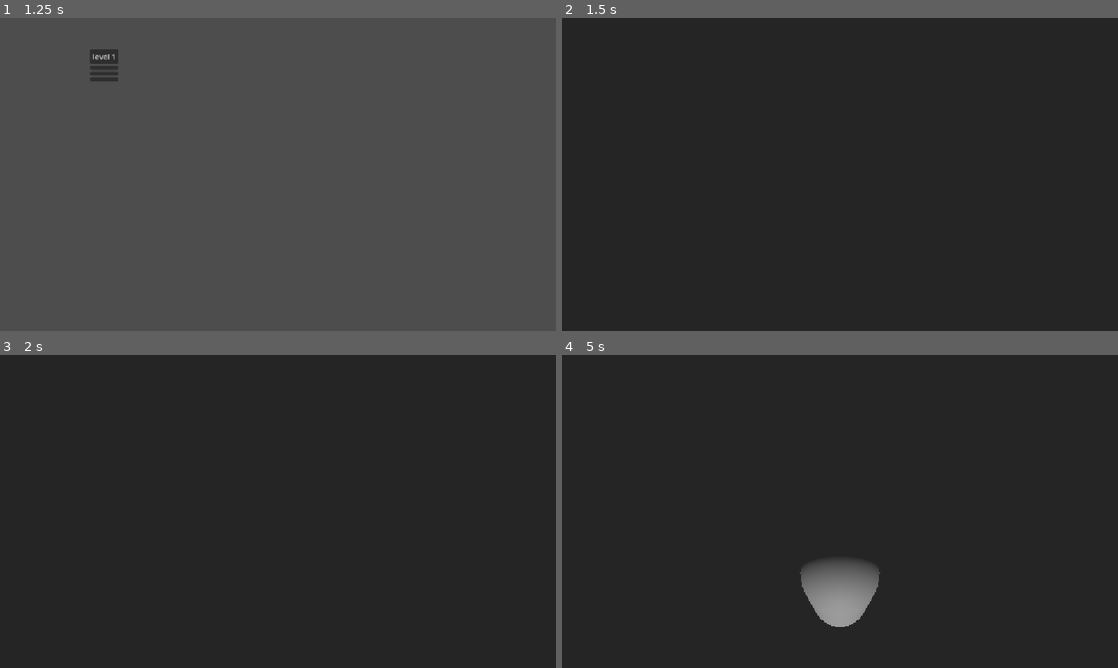
Above: before the commit, frames 1-4 (two rows, left to right).
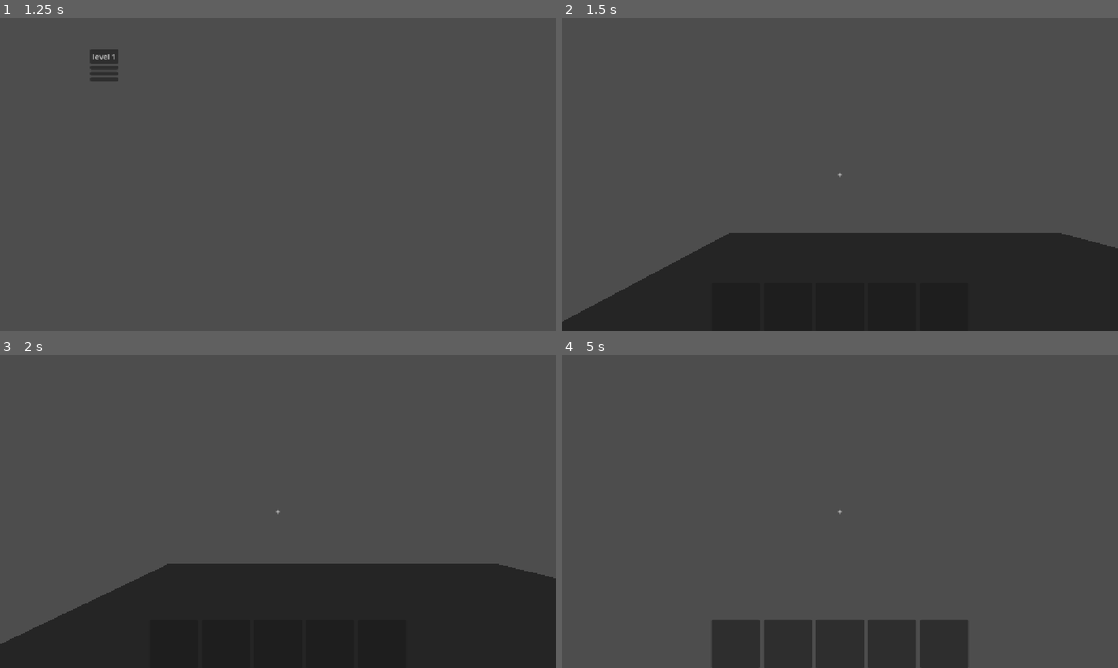
Above: after the commit, the same moments.

Repository: RohanSeshasaiVasa/Treasure_Hunt
Game: Godot game, scene res://scenes/main_menu.tscn
Same seed, same stepped clock (60 frames per second), same inputs: the game is played once before the commit and once after it.
Inputs (mouse positions are in pixels of both pictures, inside the frame that each line leads up to):
- Up to frame 1 (1.25 s): click "Play" at 0.5 s
- Up to frame 2 (1.5 s): click "level 1" at 1.25 s
- Up to frame 3 (2 s): no input
- Up to frame 4 (5 s): tap Enter (ui_accept) at 2, 2.27, 2.3, 2.57, 2.85, 3.02, 3.32, 3.5, 3.8, 4.52, 4.82 s; move the mouse to (962, 495) at 2.02 s; press the mouse at (962, 495) at 2.03 s; hold D (move_right, bound only after the commit) 2.03-2.78 s; move the mouse to (728, 527) at 2.77 s; release the mouse at (728, 527) at 2.78 s; hold S (move_back, bound only after the commit) 2.78-3.53 s; click (728, 527) at 3.05 s; move the mouse to (895, 442) at 3.52 s; press the mouse at (895, 442) at 3.53 s; hold D (move_right, bound only after the commit) 3.53-4.28 s; move the mouse to (812, 574) at 4.27 s; release the mouse at (812, 574) at 4.28 s; hold W (move_forward, bound only after the commit) from 4.28 s (still down); tap Alt at 4.35 s; click (812, 574) at 4.55 s

Frame 1 is identical in both runs. In frame 2, 73% of the frame differs, in the area x 0-100%, y 0-98%; in frame 3, 71%; in frame 4, 93%, in the area x 0-100%, y 0-100%.

Commit message:
Added input map for player movement
So in this commit, I added the WASD keys for player movement. Also when the player sees down and clicks he digs the ground and searches for antiques nearby.

Diff:
--- /dev/null
+++ b/data/antiques/brass_diya.tres
@@ -0,0 +1,10 @@
+[gd_resource type="Resource" script_class="AntiqueData" format=3 uid="uid://dmc6t56c3hg76"]
+
+[ext_resource type="Script" uid="uid://d3ojfwxtr5d6r" path="res://scripts/antique_data.gd" id="1_5rm8e"]
+
+[resource]
+script = ExtResource("1_5rm8e")
+display_name = "Brass Diya"
+min_value = 6000
+max_value = 10000
+metadata/_custom_type_script = "uid://d3ojfwxtr5d6r"
--- /dev/null
+++ b/data/antiques/bronze_idol.tres
@@ -0,0 +1,11 @@
+[gd_resource type="Resource" script_class="AntiqueData" format=3 uid="uid://bm4fthhn3pdgu"]
+
+[ext_resource type="Script" uid="uid://d3ojfwxtr5d6r" path="res://scripts/antique_data.gd" id="1_ub4ex"]
+
+[resource]
+script = ExtResource("1_ub4ex")
+display_name = "Bronze Idol"
+min_value = 15000
+max_value = 25000
+rarity_weight = 5
+metadata/_custom_type_script = "uid://d3ojfwxtr5d6r"
--- /dev/null
+++ b/data/antiques/copper_coin.tres
@@ -0,0 +1,11 @@
+[gd_resource type="Resource" script_class="AntiqueData" format=3 uid="uid://d2fri832ehgnr"]
+
+[ext_resource type="Script" uid="uid://d3ojfwxtr5d6r" path="res://scripts/antique_data.gd" id="1_gcujv"]
+
+[resource]
+script = ExtResource("1_gcujv")
+display_name = "Copper coin"
+min_value = 2000
+max_value = 4000
+rarity_weight = 30
+metadata/_custom_type_script = "uid://d3ojfwxtr5d6r"
--- /dev/null
+++ b/data/antiques/gold_coin.tres
@@ -0,0 +1,11 @@
+[gd_resource type="Resource" script_class="AntiqueData" format=3 uid="uid://dtpuckii8uwye"]
+
+[ext_resource type="Script" uid="uid://d3ojfwxtr5d6r" path="res://scripts/antique_data.gd" id="1_ijdkq"]
+
+[resource]
+script = ExtResource("1_ijdkq")
+display_name = "Gold Coin"
+min_value = 30000
+max_value = 45000
+rarity_weight = 2
+metadata/_custom_type_script = "uid://d3ojfwxtr5d6r"
--- /dev/null
+++ b/data/antiques/silver_rupee.tres
@@ -0,0 +1,11 @@
+[gd_resource type="Resource" script_class="AntiqueData" format=3 uid="uid://6ucmakixbk81"]
+
+[ext_resource type="Script" uid="uid://d3ojfwxtr5d6r" path="res://scripts/antique_data.gd" id="1_pw3de"]
+
+[resource]
+script = ExtResource("1_pw3de")
+display_name = "Mughal Silver Rupee"
+min_value = 4000
+max_value = 7000
+rarity_weight = 18
+metadata/_custom_type_script = "uid://d3ojfwxtr5d6r"
--- /dev/null
+++ b/data/antiques/terracotta_shard.tres
@@ -0,0 +1,9 @@
+[gd_resource type="Resource" script_class="AntiqueData" format=3 uid="uid://dqoo23vrj8r3p"]
+
+[ext_resource type="Script" uid="uid://d3ojfwxtr5d6r" path="res://scripts/antique_data.gd" id="1_y47am"]
+
+[resource]
+script = ExtResource("1_y47am")
+display_name = "Terracotta Shard"
+rarity_weight = 35
+metadata/_custom_type_script = "uid://d3ojfwxtr5d6r"
--- a/project.godot
+++ b/project.godot
@@ -24,6 +24,34 @@
 
 enabled=PackedStringArray("res://addons/godot_super-wakatime/plugin.cfg")
 
+[input]
+
+move_forward={
+"deadzone": 0.2,
+"events": [Object(InputEventKey,"resource_local_to_scene":false,"resource_name":"","device":-1,"window_id":0,"alt_pressed":false,"shift_pressed":false,"ctrl_pressed":false,"meta_pressed":false,"pressed":false,"keycode":0,"physical_keycode":87,"key_label":0,"unicode":119,"location":0,"echo":false,"script":null)
+]
+}
+move_back={
+"deadzone": 0.2,
+"events": [Object(InputEventKey,"resource_local_to_scene":false,"resource_name":"","device":-1,"window_id":0,"alt_pressed":false,"shift_pressed":false,"ctrl_pressed":false,"meta_pressed":false,"pressed":false,"keycode":0,"physical_keycode":83,"key_label":0,"unicode":115,"location":0,"echo":false,"script":null)
+]
+}
+move_left={
+"deadzone": 0.2,
+"events": [Object(InputEventKey,"resource_local_to_scene":false,"resource_name":"","device":-1,"window_id":0,"alt_pressed":false,"shift_pressed":false,"ctrl_pressed":false,"meta_pressed":false,"pressed":false,"keycode":0,"physical_keycode":65,"key_label":0,"unicode":97,"location":0,"echo":false,"script":null)
+]
+}
+move_right={
+"deadzone": 0.2,
+"events": [Object(InputEventKey,"resource_local_to_scene":false,"resource_name":"","device":-1,"window_id":0,"alt_pressed":false,"shift_pressed":false,"ctrl_pressed":false,"meta_pressed":false,"pressed":false,"keycode":0,"physical_keycode":68,"key_label":0,"unicode":100,"location":0,"echo":false,"script":null)
+]
+}
+dig={
+"deadzone": 0.2,
+"events": [Object(InputEventMouseButton,"resource_local_to_scene":false,"resource_name":"","device":-1,"window_id":0,"alt_pressed":false,"shift_pressed":false,"ctrl_pressed":false,"meta_pressed":false,"button_mask":1,"position":Vector2(391, 15),"global_position":Vector2(400, 63),"factor":1.0,"button_index":1,"canceled":false,"pressed":true,"double_click":false,"script":null)
+]
+}
+
 [physics]
 
 3d/physics_engine="Jolt Physics"
--- a/scenes/Player.tscn
+++ b/scenes/Player.tscn
@@ -1,6 +1,8 @@
 [gd_scene format=3 uid="uid://djx05wskpxmwp"]
 
 [ext_resource type="Script" uid="uid://oik1tkh2pkrd" path="res://scripts/player.gd" id="1_p0vlq"]
+[ext_resource type="Script" uid="uid://cqx8v4rl1qfau" path="res://scripts/inventory_bar.gd" id="2_v6fml"]
+[ext_resource type="Script" uid="uid://dopjio8kg8t55" path="res://scripts/inventory.gd" id="3_3li8b"]
 
 [sub_resource type="CapsuleShape3D" id="CapsuleShape3D_bde3n"]
 radius = 0.4
@@ -20,3 +22,99 @@
 [node name="MeshInstance3D" type="MeshInstance3D" parent="." unique_id=895606854]
 transform = Transform3D(1, 0, 0, 0, 1, 0, 0, 0, 1, 0, 0.9, 0)
 mesh = SubResource("CapsuleMesh_bde3n")
+
+[node name="Head" type="Node3D" parent="." unique_id=1660046606]
+transform = Transform3D(1, 0, 0, 0, 1, 0, 0, 0, 1, 0, 1.6, 0)
+
+[node name="Camera3D" type="Camera3D" parent="Head" unique_id=766919881]
+
+[node name="RayCast3D" type="RayCast3D" parent="Head/Camera3D" unique_id=764669807]
+target_position = Vector3(0, 0, -3)
+
+[node name="HUD" type="CanvasLayer" parent="." unique_id=1003806638]
+
+[node name="CenterContainer" type="CenterContainer" parent="HUD" unique_id=1575210014]
+anchors_preset = 15
+anchor_right = 1.0
+anchor_bottom = 1.0
+grow_horizontal = 2
+grow_vertical = 2
+mouse_filter = 2
+
+[node name="Crosshair" type="Label" parent="HUD/CenterContainer" unique_id=519309603]
+layout_mode = 2
+text = "+"
+
+[node name="InventoryBar" type="HBoxContainer" parent="HUD" unique_id=1887948045]
+anchors_preset = 7
+anchor_left = 0.5
+anchor_top = 1.0
+anchor_right = 0.5
+anchor_bottom = 1.0
+offset_left = -266.0
+offset_top = -100.0
+offset_right = 266.0
+grow_horizontal = 2
+grow_vertical = 0
+mouse_filter = 2
+theme_override_constants/separation = 8
+script = ExtResource("2_v6fml")
+
+[node name="Slot1" type="PanelContainer" parent="HUD/InventoryBar" unique_id=1377859965]
+custom_minimum_size = Vector2(100, 100)
+layout_mode = 2
+mouse_filter = 2
+
+[node name="NameLabel" type="Label" parent="HUD/InventoryBar/Slot1" unique_id=710907969]
+layout_mode = 2
+horizontal_alignment = 1
+vertical_alignment = 1
+autowrap_mode = 2
+
+[node name="Slot2" type="PanelContainer" parent="HUD/InventoryBar" unique_id=56594070]
+custom_minimum_size = Vector2(100, 100)
+layout_mode = 2
+mouse_filter = 2
+
+[node name="NameLabel" type="Label" parent="HUD/InventoryBar/Slot2" unique_id=494271852]
+layout_mode = 2
+horizontal_alignment = 1
+vertical_alignment = 1
+autowrap_mode = 2
+
+[node name="Slot3" type="PanelContainer" parent="HUD/InventoryBar" unique_id=1917421474]
+custom_minimum_size = Vector2(100, 100)
+layout_mode = 2
+mouse_filter = 2
+
+[node name="NameLabel" type="Label" parent="HUD/InventoryBar/Slot3" unique_id=875328644]
+layout_mode = 2
+horizontal_alignment = 1
+vertical_alignment = 1
+autowrap_mode = 2
+
+[node name="Slot4" type="PanelContainer" parent="HUD/InventoryBar" unique_id=384106313]
+custom_minimum_size = Vector2(100, 100)
+layout_mode = 2
+mouse_filter = 2
+
+[node name="NameLabel" type="Label" parent="HUD/InventoryBar/Slot4" unique_id=971887602]
+layout_mode = 2
+horizontal_alignment = 1
+vertical_alignment = 1
+autowrap_mode = 2
+
+[node name="Slot5" type="PanelContainer" parent="HUD/InventoryBar" unique_id=1057209786]
+custom_minimum_size = Vector2(100, 100)
+layout_mode = 2
+mouse_filter = 2
+
+[node name="NameLabel" type="Label" parent="HUD/InventoryBar/Slot5" unique_id=1840879665]
+layout_mode = 2
+horizontal_alignment = 1
+vertical_alignment = 1
+autowrap_mode = 2
+
+[node name="Inventory" type="Node" parent="." unique_id=1167080427]
+unique_name_in_owner = true
+script = ExtResource("3_3li8b")
--- /dev/null
+++ b/scenes/hole.tscn
@@ -0,0 +1,11 @@
+[gd_scene format=3 uid="uid://ow4155ve0ypr"]
+
+[sub_resource type="StandardMaterial3D" id="StandardMaterial3D_giyli"]
+albedo_color = Color(0.39607844, 0.2627451, 0.12941177, 1)
+
+[sub_resource type="CylinderMesh" id="CylinderMesh_bde3n"]
+material = SubResource("StandardMaterial3D_giyli")
+height = 0.02
+
+[node name="Hole" type="MeshInstance3D" unique_id=1072943140]
+mesh = SubResource("CylinderMesh_bde3n")
--- a/scenes/levels/level_1.tscn
+++ b/scenes/levels/level_1.tscn
@@ -1,23 +1,32 @@
 [gd_scene format=3 uid="uid://6tt4bch6u2xd"]
 
+[ext_resource type="Script" uid="uid://cnob8kdr6fxss" path="res://scripts/level_1.gd" id="1_6iamk"]
 [ext_resource type="PackedScene" uid="uid://djx05wskpxmwp" path="res://scenes/Player.tscn" id="1_ksju7"]
+[ext_resource type="Script" uid="uid://d3ojfwxtr5d6r" path="res://scripts/antique_data.gd" id="2_dga24"]
+[ext_resource type="Resource" uid="uid://dmc6t56c3hg76" path="res://data/antiques/brass_diya.tres" id="3_qxy0u"]
+[ext_resource type="Resource" uid="uid://bm4fthhn3pdgu" path="res://data/antiques/bronze_idol.tres" id="4_excbq"]
+[ext_resource type="Resource" uid="uid://d2fri832ehgnr" path="res://data/antiques/copper_coin.tres" id="5_iav0o"]
+[ext_resource type="Resource" uid="uid://dtpuckii8uwye" path="res://data/antiques/gold_coin.tres" id="6_dnkej"]
+[ext_resource type="Resource" uid="uid://6ucmakixbk81" path="res://data/antiques/silver_rupee.tres" id="7_mm8aj"]
+[ext_resource type="Resource" uid="uid://dqoo23vrj8r3p" path="res://data/antiques/terracotta_shard.tres" id="8_wtwp4"]
 
 [sub_resource type="Environment" id="Environment_bde3n"]
 
 [sub_resource type="PlaneMesh" id="PlaneMesh_bde3n"]
 
 [sub_resource type="BoxShape3D" id="BoxShape3D_bde3n"]
-size = Vector3(114.302185, 1, 117.657776)
+size = Vector3(119.53403, 1, 121.36307)
 
 [node name="Level1_tscn" type="Node3D" unique_id=1936910119]
+script = ExtResource("1_6iamk")
+antique_pool = Array[ExtResource("2_dga24")]([ExtResource("3_qxy0u"), ExtResource("4_excbq"), ExtResource("5_iav0o"), ExtResource("6_dnkej"), ExtResource("7_mm8aj"), ExtResource("8_wtwp4")])
+dig_radius = 10.0
+show_buried = true
 
 [node name="DirectionalLight3D" type="DirectionalLight3D" parent="." unique_id=1578414663]
 
 [node name="WorldEnvironment" type="WorldEnvironment" parent="." unique_id=1445741442]
 environment = SubResource("Environment_bde3n")
-
-[node name="Camera3D" type="Camera3D" parent="." unique_id=1613136091]
-transform = Transform3D(1, 0, 0, 0, 0.5764323, 0.81714493, 0, -0.81714493, 0.5764323, 0, 15.88279, 12)
 
 [node name="CanvasLayer" type="CanvasLayer" parent="." unique_id=1892894527]
 
@@ -25,15 +34,35 @@
 offset_right = 40.0
 offset_bottom = 23.0
 
-[node name="Ground" type="StaticBody3D" parent="." unique_id=2029659572]
+[node name="MessageLabel" type="Label" parent="CanvasLayer" unique_id=1047632776]
+anchors_preset = 7
+anchor_left = 0.5
+anchor_top = 1.0
+anchor_right = 0.5
+anchor_bottom = 1.0
+offset_left = -20.0
+offset_top = -39.0
+offset_right = 20.0
+grow_horizontal = 2
+grow_vertical = 0
+theme_override_font_sizes/font_size = 28
+horizontal_alignment = 1
+
+[node name="Ground" type="StaticBody3D" parent="." unique_id=2029659572 groups=["diggable"]]
 
 [node name="GroundMesh" type="MeshInstance3D" parent="Ground" unique_id=1922365300]
 transform = Transform3D(60, 0, 0, 0, 60, 0, 0, 0, 60, 19.92467, 10.704951, -2.9988961)
 mesh = SubResource("PlaneMesh_bde3n")
 
 [node name="CollisionShape3D" type="CollisionShape3D" parent="Ground" unique_id=683506559]
-transform = Transform3D(1, 0, 0, 0, 1, 0, 0, 0, 1, 17.30191, 11.908493, -1.2135315)
+transform = Transform3D(1, 0, 0, 0, 1, 0, 0, 0, 1, 19.917831, 11.908493, -3.0661774)
 shape = SubResource("BoxShape3D_bde3n")
 
 [node name="Player" parent="." unique_id=2007975670 instance=ExtResource("1_ksju7")]
 transform = Transform3D(1, 0, 0, 0, 1, 0, 0, 0, 1, 0, 30.488747, 11.293734)
+
+[node name="BuriedAntiques" type="Node3D" parent="." unique_id=1127632319]
+
+[node name="MessageTimer" type="Timer" parent="." unique_id=697912213]
+wait_time = 1.5
+one_shot = true
--- a/scenes/levels/level_1.tscn.tscn
+++ /dev/null
@@ -1,25 +0,0 @@
-[gd_scene format=3 uid="uid://fwv55204oeol"]
-
-[sub_resource type="Environment" id="Environment_bde3n"]
-
-[sub_resource type="PlaneMesh" id="PlaneMesh_bde3n"]
-
-[node name="Level1_tscn" type="Node3D" unique_id=1936910119]
-
-[node name="DirectionalLight3D" type="DirectionalLight3D" parent="." unique_id=1578414663]
-
-[node name="WorldEnvironment" type="WorldEnvironment" parent="." unique_id=1445741442]
-environment = SubResource("Environment_bde3n")
-
-[node name="Camera3D" type="Camera3D" parent="." unique_id=1613136091]
-transform = Transform3D(1, 0, 0, 0, 0.8660254, 0.5, 0, -0.5, 0.8660254, 0, 8, 12)
-
-[node name="Ground" type="MeshInstance3D" parent="." unique_id=1922365300]
-transform = Transform3D(60, 0, 0, 0, 60, 0, 0, 0, 60, 19.92467, 10.704951, -2.9988961)
-mesh = SubResource("PlaneMesh_bde3n")
-
-[node name="CanvasLayer" type="CanvasLayer" parent="." unique_id=1892894527]
-
-[node name="Label" type="Label" parent="CanvasLayer" unique_id=2097266833]
-offset_right = 40.0
-offset_bottom = 23.0
--- /dev/null
+++ b/scripts/antique_data.gd
@@ -0,0 +1,11 @@
+class_name AntiqueData
+extends Resource
+
+@export var display_name: String = "Antique"
+@export var icon: Texture2D
+@export var min_value: int = 1000
+@export var max_value: int = 2000
+@export_range(1, 100) var rarity_weight: int = 10
+
+func roll_value() -> void:
+	return snappedi(randi_range(min_value, max_value), 100)
--- /dev/null
+++ b/scripts/inventory.gd
@@ -0,0 +1,31 @@
+class_name Inventory
+extends Node
+
+signal changed
+
+const MAX_SLOTS := 5
+const MAX_STACK := 3
+
+var slots : Array[Dictionary] = []
+
+func is_full() -> bool:
+	if slots.size() < MAX_SLOTS:
+		return false
+	for slot in slots:
+		if slot["count"] < MAX_STACK:
+			return false
+	return true
+
+func add_item(item: AntiqueData) -> bool:
+	for slot in slots:
+		if slot["antique"] == item and slot["count"] < MAX_STACK:
+			slot["change"] += 1
+			changed.emit()
+			return true
+
+	if slots.size() >= MAX_SLOTS:
+		return false
+
+	slots.append({"antique": item, "count": 1})
+	changed.emit()
+	return true
--- /dev/null
+++ b/scripts/inventory_bar.gd
@@ -0,0 +1,20 @@
+extends HBoxContainer
+
+@onready var inventory: Inventory = %Inventory
+
+func _ready() -> void:
+	inventory.changed.connect(refresh)
+	refresh()
+
+func refresh() -> void:
+	var slot_nodes := get_children()
+	for i in slot_nodes.size():
+		var label: Label = slot_nodes[i].get_node("NameLabel")
+		if i < inventory.slots.size():
+			var slot: Dictionary = inventory.slots[i]
+			var text: String = slot["antique"].display_name
+			if slot["count"]>1:
+				text+= "\nx%d" % slot["count"]
+			label.text = text
+		else:
+			label.text = ""
--- /dev/null
+++ b/scripts/level_1.gd
@@ -0,0 +1,89 @@
+extends Node3D
+
+const HOLE_SCENE := preload("res://scenes/hole.tscn")
+
+@export var antique_pool: Array[AntiqueData] = []
+@export var antique_count: int = 30
+@export var spawn_half_size: float = 25.0
+@export var dig_radius: float = 1.0
+@export var show_buried: bool = false
+
+@onready var player: Player = $Player
+@onready var buried_antiques: Node3D = $BuriedAntiques
+@onready var message_label: Label = $CanvasLayer/MessageLabel
+@onready var message_timer: Timer = $MessageTimer
+
+func _ready() -> void:
+	player.dug.connect(_on_player_dug)
+	player.bag_full.connect(_on_player_bag_full)
+	message_timer.timeout.connect(message_label.hide)
+	message_label.hide()
+	bury_antiques()
+
+func _unhandled_input(event: InputEvent) -> void:
+	if event.is_action_pressed("ui_cancel"):
+		Input.mouse_mode = Input.MOUSE_MODE_VISIBLE
+		get_tree().change_scene_to_file("res://scenes/level_select.tscn")
+
+func bury_antiques() -> void:
+	if antique_pool.is_empty():
+		push_error("Antique pool is empty broooo!!!")
+		return
+
+	for i in antique_count:
+		var spot := Marker3D.new()
+		buried_antiques.add_child(spot)
+		spot.position = Vector3(
+			randf_range(-spawn_half_size, spawn_half_size),
+			0,
+			randf_range(-spawn_half_size, spawn_half_size)
+		)
+		spot.set_meta("antique", pick_random_antique())
+		if show_buried:
+			var debug_mesh := MeshInstance3D.new()
+			var stick := BoxMesh.new()
+			stick.size = Vector3(0.2, 1.0, 0.2)
+			debug_mesh.mesh = stick
+			spot.add_child(debug_mesh)
+
+func pick_random_antique() -> AntiqueData:
+	var total_weight := 0
+	for antique in antique_pool:
+		total_weight += antique.rarity_weight
+	var roll := randi_range(1, total_weight)
+	for antique in antique_pool:
+		roll -= antique.rarity_weight
+		if roll <= 0:
+			return antique
+	return antique_pool[0]
+
+func _on_player_dug(dig_position: Vector3) -> void:
+	var hole: Node3D = HOLE_SCENE.instantiate()
+	add_child(hole)
+	hole.global_position = dig_position + Vector3.UP * 0.01
+
+	var found := find_antique_near(dig_position)
+	if found:
+		var antique: AntiqueData = found.get_meta("antique")
+		if player.inventory.add_item(antique):
+			found.queue_free()
+			show_message("You found a %s antique !!!! LESS GOOOO !!!!" % antique.display_name)
+		else:
+			show_message("Found a %s, but your bag has no more room brehh! But its still buried here" % antique.display_name)
+	else:
+		show_message("Nothing here..... brehhhhh")
+
+func find_antique_near(dig_position: Vector3) -> Node3D:
+	var flat_dig := Vector3(dig_position.x, 0, dig_position.z)
+	for spot in buried_antiques.get_children():
+		if spot.position.distance_to(flat_dig) <= dig_radius:
+			return spot
+	return null
+
+func show_message(text: String) -> void:
+	message_label.text = text
+	message_label.show()
+	message_timer.start()
+
+func _on_player_bag_full() -> void:
+	show_message("Your bag is full broo!! Go sell it in the shop !!")
--- a/scripts/level_1.tscn.gd
+++ /dev/null
@@ -1,5 +0,0 @@
-extends Node3D
-
-func _unhandled_input(event: InputEvent) -> void:
-	if event.is_action_pressed("ui_accept"):
-		get_tree().change_scene_to_file("res://scenes/level_select.tscn")
--- a/scripts/player.gd
+++ b/scripts/player.gd
@@ -1,8 +1,64 @@
+class_name Player
 extends CharacterBody3D
 
+signal dug(dig_position: Vector3)
+signal bag_full
+
+@export var speed: float = 25.0
+@export var mouse_sensitivity: float = 0.003
+@export var dig_time: float = 1.0
+
 var gravity: float = ProjectSettings.get_setting("physics/3d/default_gravity")
+var is_digging: bool = false
+
+@onready var head: Node3D = $Head
+@onready var ray: RayCast3D = $Head/Camera3D/RayCast3D
+@onready var inventory: Inventory = $Inventory
+
+func _ready() -> void:
+	Input.mouse_mode = Input.MOUSE_MODE_CAPTURED
+	ray.add_exception(self)
+
+func _unhandled_input(event: InputEvent) -> void:
+	if event is InputEventMouseMotion and Input.mouse_mode == Input.MOUSE_MODE_CAPTURED:
+		rotate_y(-event.relative.x * mouse_sensitivity)
+		head.rotate_x(-event.relative.y * mouse_sensitivity)
+		head.rotation.x = clampf(head.rotation.x, deg_to_rad(-80.0), deg_to_rad(80.0))
+
+	if event.is_action_pressed("dig") and not is_digging:
+		try_dig()
+
+func try_dig() -> void:
+	if not ray.is_colliding():
+		return
+	var target := ray.get_collider() as Node
+	if target == null or not target.is_in_group("diggable"):
+		return
+	if inventory.is_full():
+		bag_full.emit()
+		return
+
+	var dig_position := ray.get_collision_point()
+	is_digging = true
+	await get_tree().create_timer(dig_time).timeout
+	is_digging = false
+	dug.emit(dig_position)
+
 
 func _physics_process(delta: float) -> void:
 	if not is_on_floor():
 		velocity.y -= gravity * delta
+
+	var input_dir := Input.get_vector("move_left", "move_right", "move_forward", "move_back")
+	if is_digging:
+		input_dir = Vector2.ZERO
+	var direction := (transform.basis * Vector3(input_dir.x, 0, input_dir.y)).normalized()
+
+	if direction:
+		velocity.x = direction.x * speed
+		velocity.z = direction.z * speed
+	else:
+		velocity.x = move_toward(velocity.x, 0, speed)
+		velocity.z = move_toward(velocity.z, 0, speed)
+
 	move_and_slide()
Not shown, added: scripts/antique_data.gd.uid
Not shown, added: scripts/inventory.gd.uid
Not shown, added: scripts/inventory_bar.gd.uid
Renamed: scripts/level_1.tscn.gd.uid -> scripts/level_1.gd.uid
